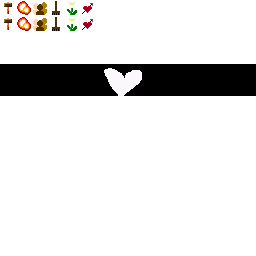
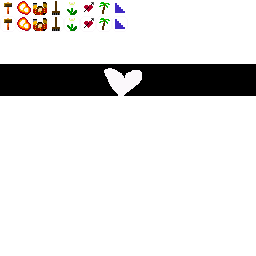
Before/after of a w=256, h=256 layered artwork. What changed in the layer stack:
painted on "Background" over [33, 2, 128, 32]
